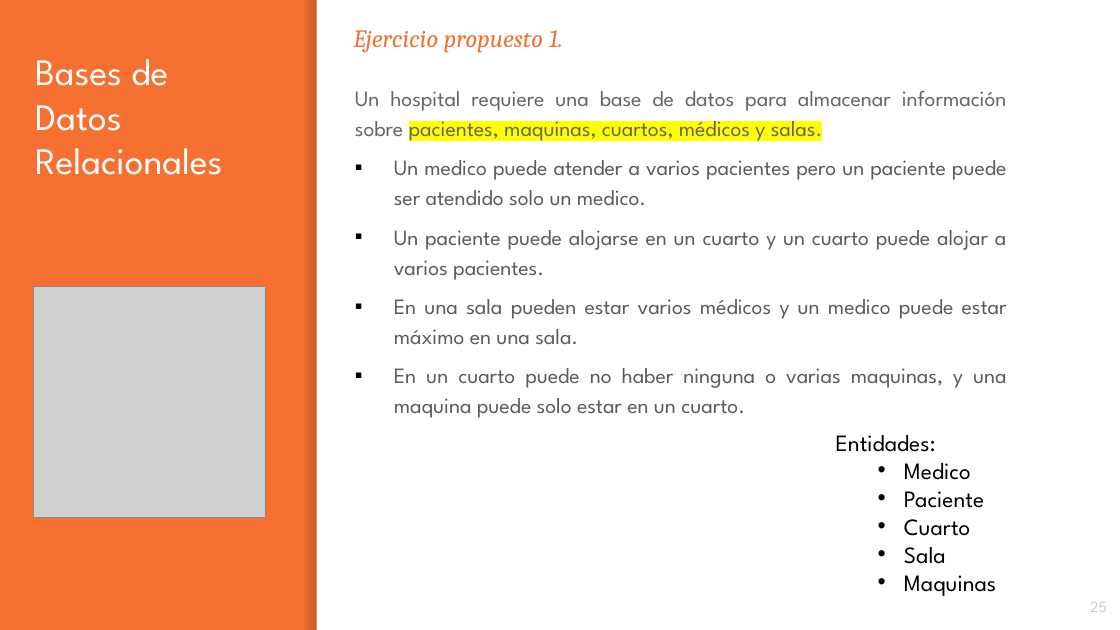
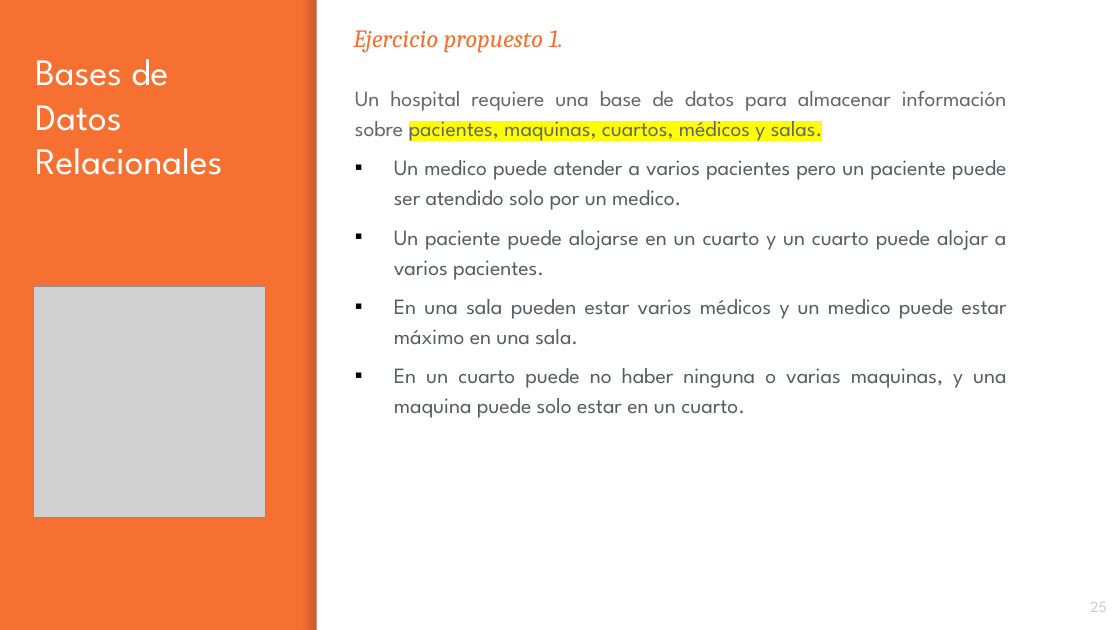
Before and after one commit to ferfcb99/Alfonso_Base_De_Datos_MySql, a slide deck: slide 25 of BD con SQLS.pptx. Drawn at 1120x630 pixels with LibreOffice and Linux fonts; fonts in the diff are those of the drawing; grey boxes stand for pictures. Boxes give left, top, right and bottom in pixels: in the first picture for what was removed or moved away, otherwise in the second. Text is boxed around its words. In the diff, an @@ line names an element or a change of style, - is before the commit and + after.

Commit message:
Se suben ejercicios de Diagramas entidad relacion

```diff
--- a/BD con SQLS.pptx
+++ b/BD con SQLS.pptx
@@ text at [394,160,1007,210]: text changed @@
-▪ Un medico puede atender a varios pacientes pero un paciente puede ser atendido solo un medico.
+▪ Un medico puede atender a varios pacientes pero un paciente puede ser atendido solo por un medico.
@@ text removed at [836,435,996,596] @@
-Entidades:
-  • Medico
-  • Paciente
-  • Cuarto
-  • Sala
-  • Maquinas
```
Also in this commit, not shown: 1 other file.
